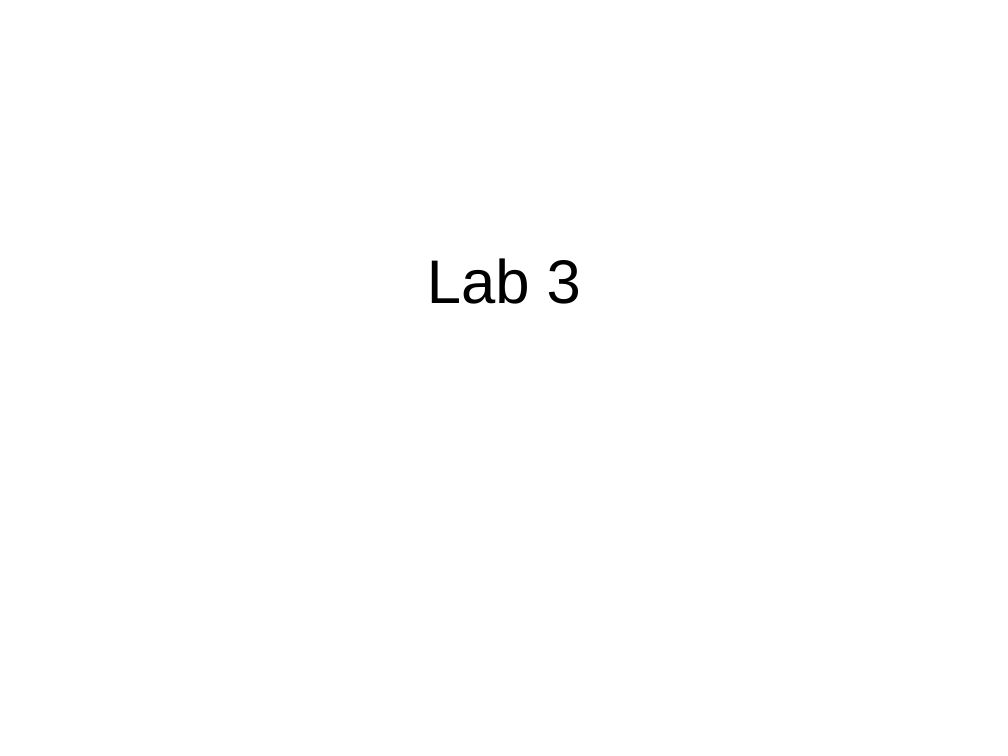
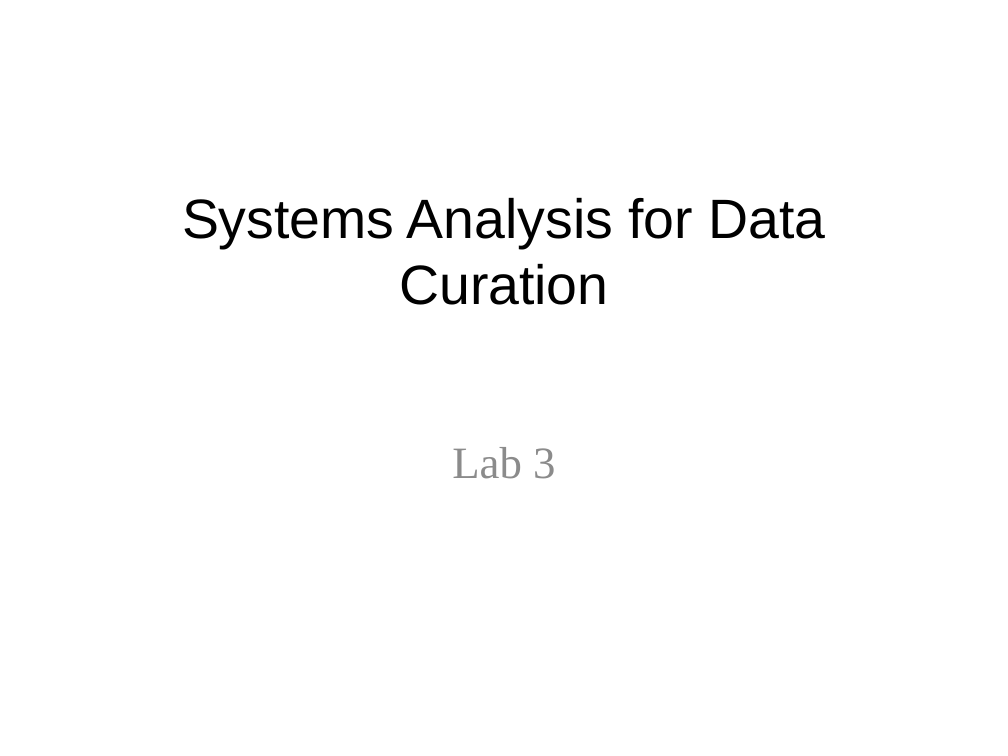
Before and after one commit to DataCurationWorkshop/HongKongCurationWorkshop, a slide deck: slide 1 of Day_3/Lab/Day_3_SystemsAnalysisForDataCuration.pptx. Drawn at 1008x756 pixels with LibreOffice and Linux fonts; fonts in the diff are those of the drawing; background and template pictures are left out. Boxes give left, top, right and bottom in pixels: in the first picture for what was removed or moved away, otherwise in the second. Text is boxed around its words. In the diff, an @@ line names an element or a change of style, - is before the commit and + after.

```diff
--- a/Day_3/Lab/Day_3_SystemsAnalysisForDataCuration.pptx
+++ b/Day_3/Lab/Day_3_SystemsAnalysisForDataCuration.pptx
@@ title at bbox=[182, 197, 826, 305]: text changed; size 44 to 39.6 pt @@
-Lab 3
+Systems Analysis for Data Curation
@@ subtitle added at bbox=[452, 447, 555, 479], 32 pt, text #8C8C8C @@
+Lab 3
```
Also in this commit, not shown: 1 other slide changed, 23 slides added, 1 other file.
